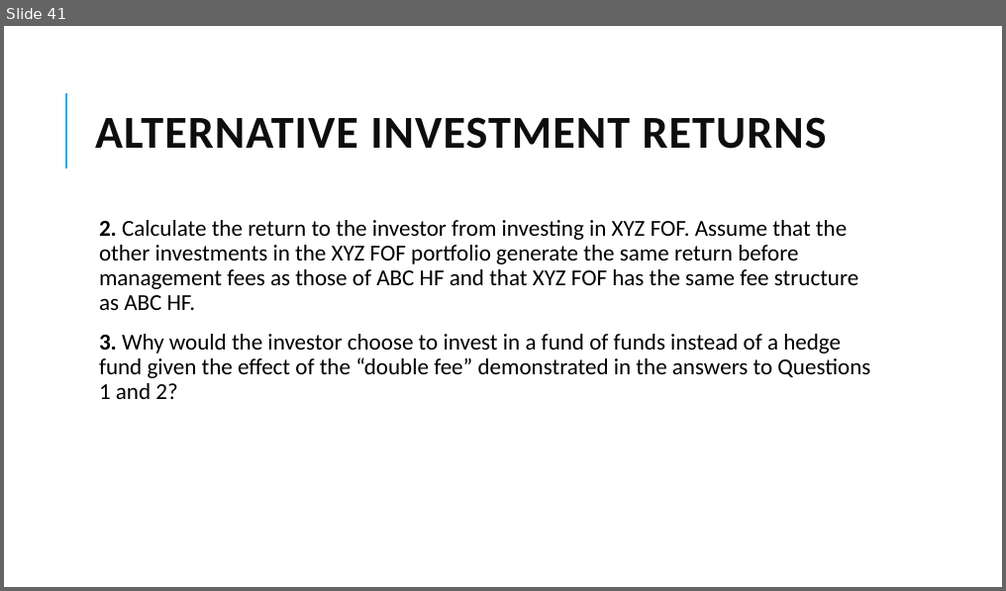
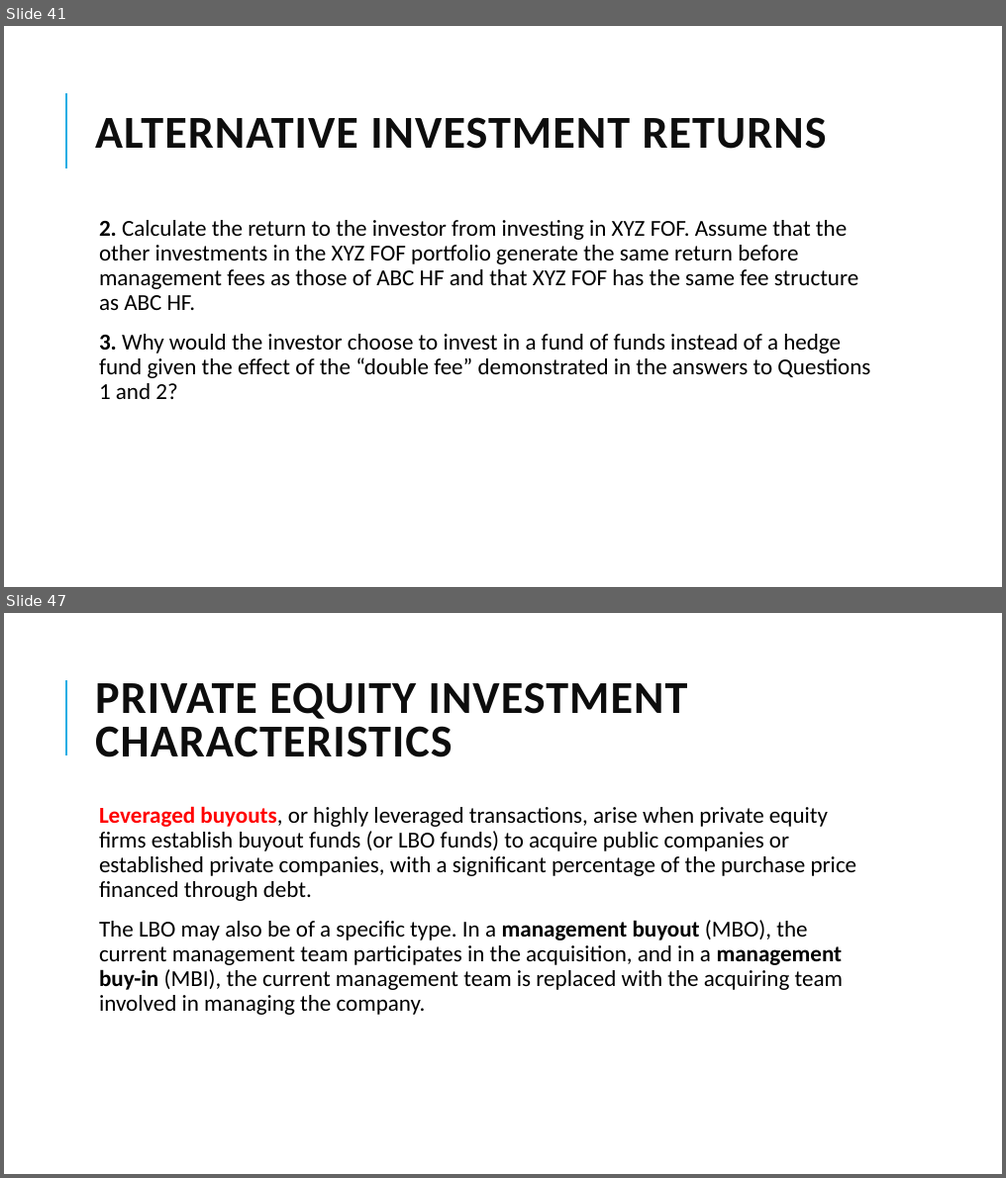
Before and after one commit to Isco0530/data, a slide deck: 2024Alternative.pptx. Shown one above the other, each under a label of ours: slide 41 before the commit, slides 41 and 47 after it; the slides between them are not shown. The pictures are 1006x591 and 1006x1178 pixels, drawn with LibreOffice and Linux fonts; fonts in the diff are those of the drawing. Boxes give left, top, right and bottom in pixels: in the first picture for what was removed or moved away, otherwise in the second. Text is boxed around its words. In the diff, an @@ line names an element or a change of style, - is before the commit and + after.

```diff
--- a/2024Alternative.pptx
+++ b/2024Alternative.pptx
@@ slide 47 added at box(4, 613, 1002, 1174), background #FFFFFF; not listed: 1 template element that a slide beside it also shows @@
@@ title added at box(95, 682, 688, 758), 44 pt, text #0D0D0D, bold @@
+PRIVATE EQUITY INVESTMENT CHARACTERISTICS
@@ text added at box(99, 806, 857, 1015), 22 pt, text #000000 @@
+  Leveraged buyouts, or highly leveraged transactions, arise when private equity firms establish buyout funds (or LBO funds) to acquire public companies or established private companies, with a significant percentage of the purchase price financed through debt.
+  The LBO may also be of a specific type. In a management buyout (MBO), the current management team participates in the acquisition, and in a management buy-in (MBI), the current management team is replaced with the acquiring team involved in managing the company.
```
Also in this commit, not shown: 1 slide changed, 6 other slides added.
